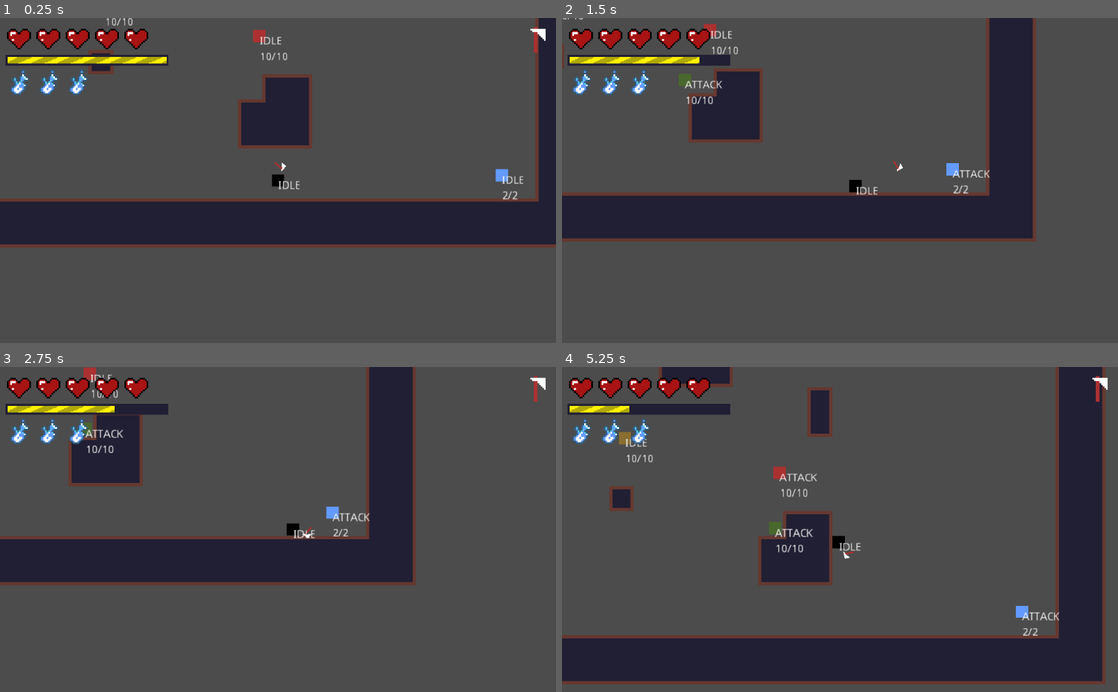
Above: before the commit, frames 1-4 (two rows, left to right).
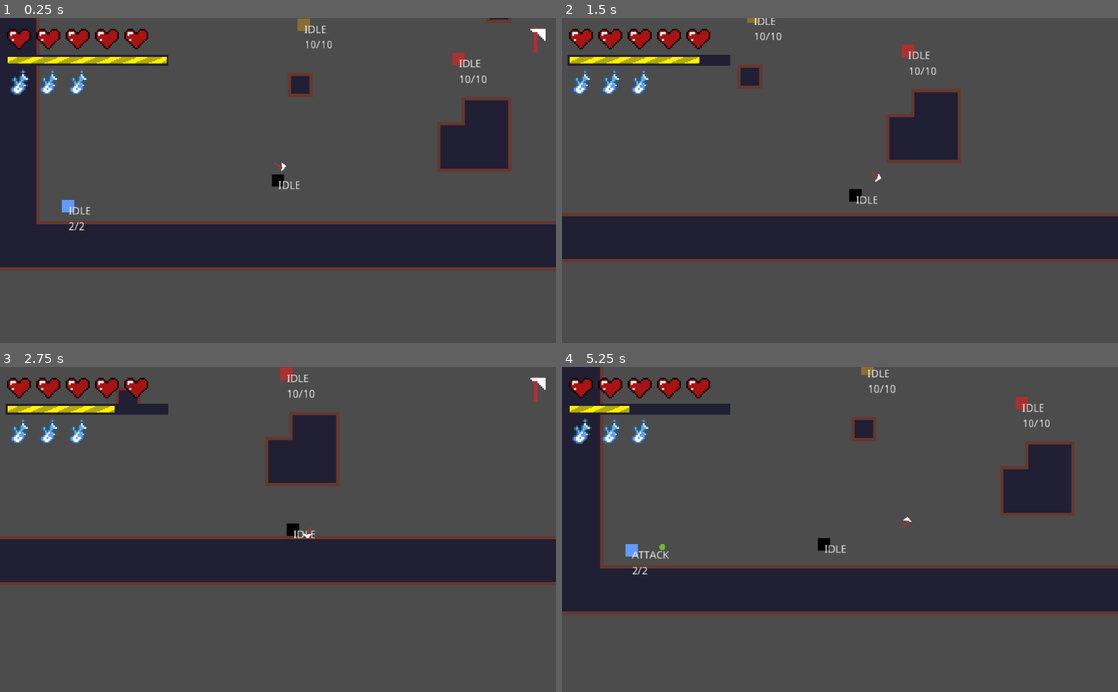
Above: after the commit, the same moments.

Repository: renzoventura/god-of-war
Game: Godot game, scene res://scenes/level/TemplateLevel.tscn
Same seed, same stepped clock (60 frames per second), same inputs: the game is played once before the commit and once after it.
Inputs (mouse positions are in pixels of both pictures, inside the frame that each line leads up to):
- Up to frame 1 (0.25 s): no input
- Up to frame 2 (1.5 s): tap Enter at 0.5 s; move the mouse to (962, 164) at 0.52 s; hold D (right) 0.53-1.28 s; tap Space (dash) at 0.6 s; right-click (962, 164) at 0.8 s; move the mouse to (728, 196) at 1.27 s; hold S (down) from 1.28 s (still down); right-click (728, 196) at 1.35 s
- Up to frame 3 (2.75 s): tap Space (dash) at 1.55 s; move the mouse to (333, 458) at 2.02 s; release S (down) at 2.03 s; hold D (right) from 2.03 s (still down); click (333, 458) at 2.1 s; right-click (333, 458) at 2.3 s
- Up to frame 4 (5.25 s): move the mouse to (812, 594) at 2.77 s; release D (right) at 2.78 s; hold W (up) 2.78-3.53 s; tap Space (dash) at 2.85, 4.35 s; move the mouse to (1006, 578) at 3.52 s; hold A (left) 3.53-5.03 s; right-click (1006, 578) at 3.6 s; move the mouse to (673, 480) at 4.27 s; move the mouse to (867, 529) at 5.02 s; hold S (down) from 5.03 s (still down); right-click (867, 529) at 5.1 s

The runs differ from the first frame. In frame 1, 27% of the frame differs, in the area x 0-100%, y 0-78%; in frame 2, 26%; in frame 3, 14%; in frame 4, 45%, in the area x 0-100%, y 0-98%.

Commit message:
Added bullet collision and health system

Diff:
--- a/project.godot
+++ b/project.godot
@@ -67,6 +67,7 @@
 2d_physics/layer_1="Player"
 2d_physics/layer_2="Sword"
 2d_physics/layer_3="Enemy"
+2d_physics/layer_4="Hazard"
 
 [rendering]
 
--- a/scenes/enemy/BasherEnemy.tscn
+++ b/scenes/enemy/BasherEnemy.tscn
@@ -23,6 +23,7 @@
 scale = Vector2( 3, 3 )
 
 [node name="AttackRange" type="Node2D" parent="." index="7"]
+visible = false
 
 [node name="AttackRange2" type="Area2D" parent="AttackRange" index="0"]
 
--- a/scenes/enemy/Enemy.tscn
+++ b/scenes/enemy/Enemy.tscn
@@ -25,6 +25,7 @@
 shape = SubResource( 1 )
 
 [node name="EnemyHitbox" type="Area2D" parent="."]
+visible = false
 collision_layer = 4
 collision_mask = 3
 
@@ -36,6 +37,7 @@
 [node name="DectectionZone" type="Area2D" parent="AI"]
 
 [node name="CollisionShape2D" type="CollisionShape2D" parent="AI/DectectionZone"]
+visible = false
 shape = SubResource( 3 )
 
 [node name="State" type="Label" parent="."]
--- a/scenes/enemy/RangeBullet.gd
+++ b/scenes/enemy/RangeBullet.gd
@@ -11,4 +11,12 @@
 
 
 func _on_Area2D_area_entered(area):
-	pass # Replace with function body.
+	if(area.name == "Player" || area.name == "TileMap"):
+		print("BULLET HIT PLAYER/TILE AREA or ")
+		queue_free()
+
+
+func _on_Area2D_body_entered(body):
+	if(body.name == "Player" || body.name == "TileMap"):
+		print("BULLET HIT PLAYER/TILE BODY")
+		queue_free()
--- a/scenes/enemy/RangeBullet.tscn
+++ b/scenes/enemy/RangeBullet.tscn
@@ -10,9 +10,11 @@
 radius = 3.95899
 
 [node name="RangeBullet" type="RigidBody2D"]
+collision_layer = 8
 script = ExtResource( 2 )
 
 [node name="Area2D" type="Area2D" parent="."]
+collision_layer = 8
 
 [node name="Sprite" type="Sprite" parent="Area2D"]
 texture = ExtResource( 1 )
@@ -23,3 +25,4 @@
 [node name="CollisionShape2D" type="CollisionShape2D" parent="."]
 shape = SubResource( 2 )
 [connection signal="area_entered" from="Area2D" to="." method="_on_Area2D_area_entered"]
+[connection signal="body_entered" from="Area2D" to="." method="_on_Area2D_body_entered"]
--- a/scenes/level/GameGUI.tscn
+++ b/scenes/level/GameGUI.tscn
@@ -26,14 +26,14 @@
 }
 
 [node name="Control2" type="Control" parent="Control/VBoxContainer"]
-margin_right = 2000.0
+margin_right = 1014.0
 __meta__ = {
 "_edit_use_anchors_": false
 }
 
 [node name="LivesAndAxeContainer" type="HBoxContainer" parent="Control/VBoxContainer"]
 margin_top = 4.0
-margin_right = 2000.0
+margin_right = 1014.0
 margin_bottom = 4.0
 custom_constants/separation = 0
 __meta__ = {
@@ -47,14 +47,13 @@
 size_flags_vertical = 0
 
 [node name="AxeContainer" type="HBoxContainer" parent="Control/VBoxContainer/LivesAndAxeContainer"]
-margin_left = 2000.0
-margin_right = 2000.0
+margin_left = 1014.0
+margin_right = 1014.0
 
 [node name="StaminaMeter" type="TextureProgress" parent="Control/VBoxContainer"]
 margin_top = 8.0
-margin_right = 300.0
+margin_right = 1014.0
 margin_bottom = 28.0
-max_value = 100.0
 texture_under = ExtResource( 3 )
 texture_progress = ExtResource( 2 )
 __meta__ = {
@@ -63,5 +62,5 @@
 
 [node name="ManaContainer" type="HBoxContainer" parent="Control/VBoxContainer"]
 margin_top = 32.0
-margin_right = 2000.0
+margin_right = 1014.0
 margin_bottom = 32.0
--- a/scenes/level/TemplateLevel.tscn
+++ b/scenes/level/TemplateLevel.tscn
@@ -13,15 +13,15 @@
 script = ExtResource( 3 )
 
 [node name="Player" parent="." instance=ExtResource( 1 )]
-position = Vector2( 116.007, 201.019 )
+position = Vector2( -140.836, 171.545 )
 
 [node name="Enemies" type="Node2D" parent="."]
 
 [node name="RangeEnemy" parent="Enemies" instance=ExtResource( 6 )]
-position = Vector2( 404.593, 194.252 )
+position = Vector2( -411.199, 204.778 )
 
 [node name="BasherEnemy" parent="Enemies" instance=ExtResource( 7 )]
-position = Vector2( -3.52103, -57.2165 )
+position = Vector2( -410.891, -223.533 )
 
 [node name="SwarmEnemy" parent="Enemies" instance=ExtResource( 5 )]
 position = Vector2( -107.391, -29.9286 )
--- a/scenes/player/Player.gd
+++ b/scenes/player/Player.gd
@@ -3,20 +3,21 @@
 enum {ATTACK, IDLE, DASH, HURT}
 
 const FRICTION = 0.1
-const DASH_COST = 30
+const DASH_COST : int = 30
 
-var DASH_TIME = 0.1
-var dash_acc = 0
-var max_stamina = 100
-var stamina = 100
-var recharge_per_timer = 1
+var DASH_TIME= 0.1
+var dash_acc : int = 0
+var max_stamina  : int= 100
+var stamina : int = 100
+var recharge_per_timer : int = 1
+var lives  : int= 5
 
 var motion = Vector2(0,0)
-var SPEED = 100;
-var MAX_SPEED = 700;
-var DASH_SPEED = 700;
+var SPEED  : int = 100;
+var MAX_SPEED  : int = 700;
+var DASH_SPEED : int = 700;
 var is_thrown = false
-var state: int = IDLE
+var state : int = IDLE
 var isDashEnabled = true;
 
 onready var sword_position = $"Center"
@@ -25,12 +26,15 @@
 onready var player_hit_box = $"CollisionShape2D"
 onready var dashTimer = $"DashTimer"
 onready var staminaChargerTimer = $"StaminaChargerTimer"
+onready var hurtTimer = $"HurtTimer"
 onready var playerStateLabel = $"PlayerState"
 
-var is_charged = false
-var axe_mana = 0
+var is_charged : bool = false
+var axe_mana : int = 0
+var is_invinsible : bool = false
 
 func _ready():
+	update_lives_gui()
 	staminaChargerTimer.start()
 
 func _process(delta):
@@ -41,7 +45,13 @@
 		DASH:
 			dashing(delta)
 		HURT:
-			pass
+			hurting()
+
+func hurting():
+	playerStateLabel.text = "HURT"
+	move()
+	move_sword()
+	move_and_slide(motion)
 
 func idle():
 	playerStateLabel.text = "IDLE"
@@ -129,25 +139,42 @@
 		enable_axe_movement()
 
 func toggle_hit_box():
-#	player_hit_box.disabled = !player_hit_box.disabled
 	pass
 
 func _on_DashTimer_timeout():
+	print("STOP DASH")
+	state = IDLE
 	isDashEnabled = true;
 
 func _on_StaminaCharger_timeout():
-#	print("recharging")
 	if(max_stamina > stamina):
 		stamina += recharge_per_timer
 
 func update_stamina_gui():
 	get_tree().call_group("GUI", "update_stamina", stamina)
 
+func update_lives_gui():
+	get_tree().call_group("GUI", "update_lives", lives)
+
 func toggle_is_charged(value, mana):
-#	print("is_charged: " + str(value) + ". mana: " + str(mana))
 	if(mana != null):
 		axe_mana = mana
 	is_charged = value;
 
 func get_is_charged()->bool:
 	return is_charged
+
+func _on_HitBox_body_entered(body):
+	if(!is_invinsible):
+		is_invinsible = true
+		damage()
+		hurtTimer.start()
+		state = HURT
+
+func damage():
+	lives = lives - 1
+	update_lives_gui()
+
+func _on_HurtTimer_timeout():
+	state = IDLE
+	is_invinsible = false
--- a/scenes/player/Player.tscn
+++ b/scenes/player/Player.tscn
@@ -1,8 +1,11 @@
-[gd_scene load_steps=5 format=2]
+[gd_scene load_steps=6 format=2]
 
 [ext_resource path="res://assets/player/player_sprite.png" type="Texture" id=1]
 [ext_resource path="res://scenes/player/Player.gd" type="Script" id=2]
 [ext_resource path="res://scenes/player/Sword.tscn" type="PackedScene" id=3]
+
+[sub_resource type="RectangleShape2D" id=2]
+extents = Vector2( 8.37351, 8.44336 )
 
 [sub_resource type="RectangleShape2D" id=1]
 extents = Vector2( 8, 8 )
@@ -16,8 +19,14 @@
 [node name="Sprite" type="Sprite" parent="."]
 texture = ExtResource( 1 )
 
+[node name="HitBox" type="Area2D" parent="."]
+collision_layer = 0
+collision_mask = 8
+
+[node name="CollisionShape2D" type="CollisionShape2D" parent="HitBox"]
+shape = SubResource( 2 )
+
 [node name="CollisionShape2D" type="CollisionShape2D" parent="."]
-visible = false
 shape = SubResource( 1 )
 
 [node name="Center" type="Position2D" parent="."]
@@ -34,7 +43,8 @@
 first_load = true
 
 [node name="DashTimer" type="Timer" parent="."]
-wait_time = 0.3
+wait_time = 0.1
+one_shot = true
 
 [node name="StaminaChargerTimer" type="Timer" parent="."]
 wait_time = 0.08
@@ -51,5 +61,9 @@
 current = true
 zoom = Vector2( 0.7, 0.7 )
 smoothing_enabled = true
+
+[node name="HurtTimer" type="Timer" parent="."]
+[connection signal="body_entered" from="HitBox" to="." method="_on_HitBox_body_entered"]
 [connection signal="timeout" from="DashTimer" to="." method="_on_DashTimer_timeout"]
 [connection signal="timeout" from="StaminaChargerTimer" to="." method="_on_StaminaCharger_timeout"]
+[connection signal="timeout" from="HurtTimer" to="." method="_on_HurtTimer_timeout"]
